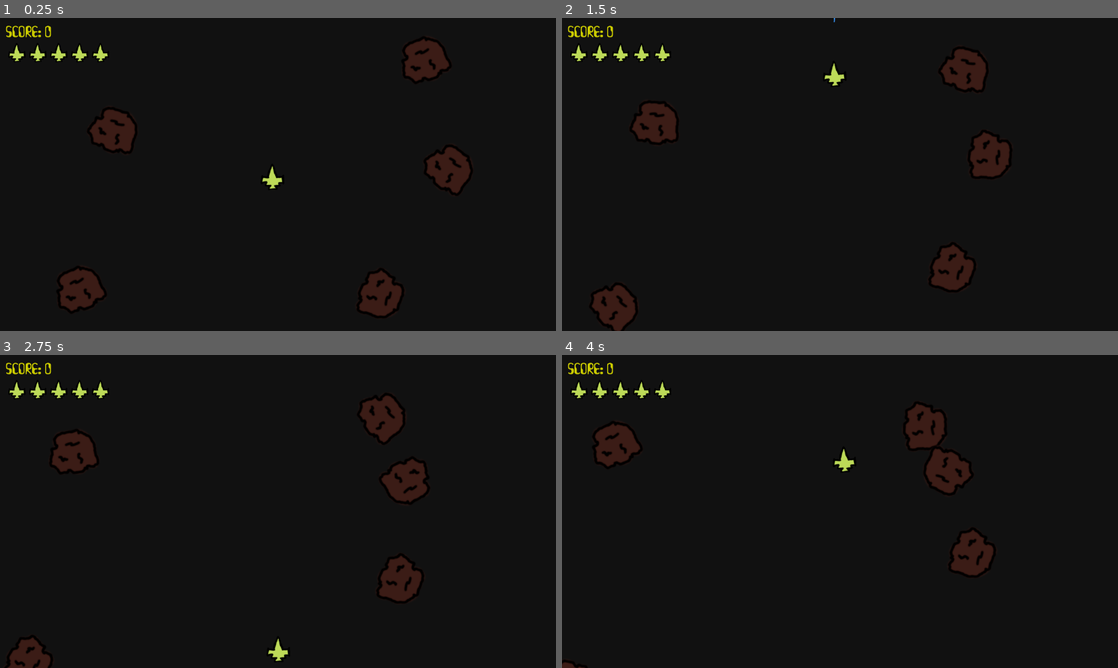
Above: before the commit, frames 1-4 (two rows, left to right).
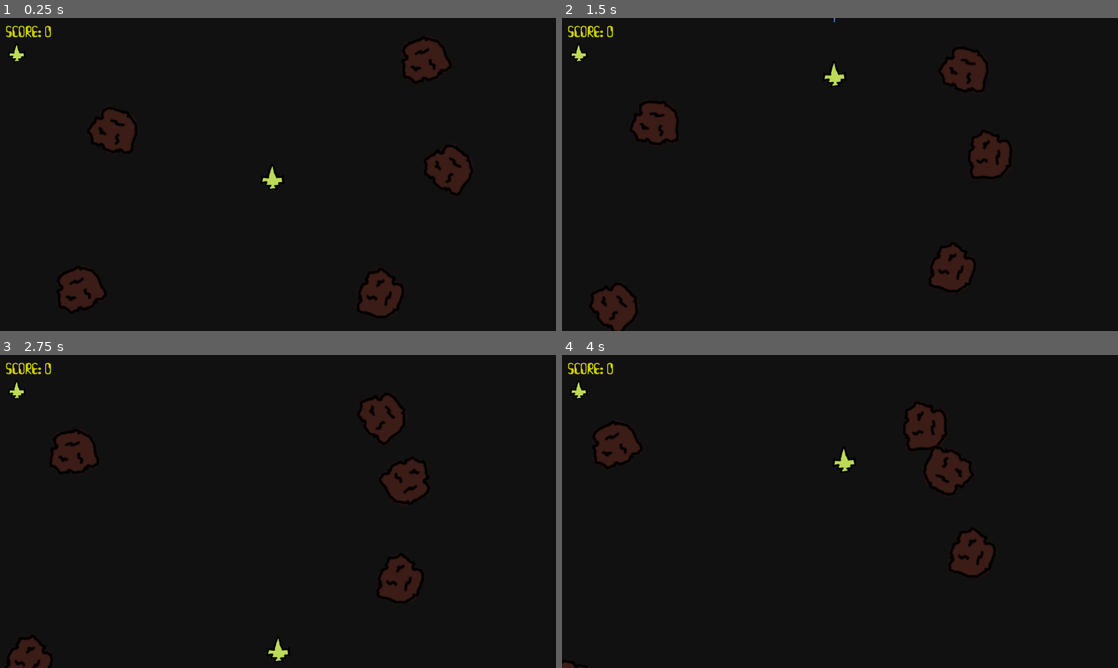
Above: after the commit, the same moments.

Repository: jeanmarc/godot-asteroids
Game: Godot game, scene res://scenes/galaxy.tscn
Two runs of this game, one before a commit and one after it. Both use one fixed random seed, a clock stepped at 60 frames per second and the inputs below.
Inputs:
- Up to frame 1 (0.25 s): no input
- Up to frame 2 (1.5 s): hold W (forward) 0.53-1.28 s; hold Space (fire) 0.53-1.28 s; hold S (back) from 1.28 s (still down); tap A (rotate_ccw) at 1.35 s
- Up to frame 3 (2.75 s): release S (back) at 2.03 s; hold W (forward) from 2.03 s (still down); tap D (rotate_cw) at 2.1 s
- Up to frame 4 (4 s): tap Space (fire) at 2.85 s; release W (forward) at 3.53 s; hold S (back) from 3.53 s (still down); tap A (rotate_ccw) at 3.6 s

The runs differ from the first frame. In frame 1, 0.2% of the frame differs, in the area x 5-20%, y 8-14%; in frame 2, 0.2%; in frame 3, 0.2%; in frame 4, 0.2%.

Commit message:
Add game over screen with restart

Diff:
--- a/Game/scenes/galaxy.tscn
+++ b/Game/scenes/galaxy.tscn
@@ -1,9 +1,10 @@
-[gd_scene load_steps=5 format=3 uid="uid://cym4j833qkj1c"]
+[gd_scene load_steps=6 format=3 uid="uid://cym4j833qkj1c"]
 
 [ext_resource type="PackedScene" uid="uid://bmgjkjih0noug" path="res://scenes/player.tscn" id="1_amfso"]
 [ext_resource type="Script" path="res://scripts/galaxy.gd" id="1_toxde"]
 [ext_resource type="PackedScene" uid="uid://d2dueasy31sjv" path="res://scenes/hud.tscn" id="2_g23xk"]
 [ext_resource type="PackedScene" uid="uid://bu1yjb7kn6kvl" path="res://scenes/asteroid.tscn" id="3_2grgs"]
+[ext_resource type="PackedScene" uid="uid://ydhplh5chlyo" path="res://scenes/game_over.tscn" id="3_8a6gk"]
 
 [node name="Galaxy" type="Node2D"]
 script = ExtResource("1_toxde")
@@ -11,6 +12,9 @@
 [node name="UI" type="CanvasLayer" parent="."]
 
 [node name="HUD" parent="UI" instance=ExtResource("2_g23xk")]
+
+[node name="GameOver" parent="UI" instance=ExtResource("3_8a6gk")]
+visible = false
 
 [node name="Player" parent="." instance=ExtResource("1_amfso")]
 position = Vector2(628, 364)
--- /dev/null
+++ b/Game/scenes/game_over.tscn
@@ -0,0 +1,52 @@
+[gd_scene load_steps=4 format=3 uid="uid://ydhplh5chlyo"]
+
+[ext_resource type="FontFile" uid="uid://bwkhxrrxr3qnr" path="res://assets/HydrogenWhiskey.otf" id="1_w4xwe"]
+[ext_resource type="Script" path="res://scripts/Restart.gd" id="2_ufovi"]
+
+[sub_resource type="LabelSettings" id="LabelSettings_6qv3h"]
+font = ExtResource("1_w4xwe")
+font_size = 176
+
+[node name="GameOver" type="Control"]
+layout_mode = 3
+anchors_preset = 15
+anchor_right = 1.0
+anchor_bottom = 1.0
+grow_horizontal = 2
+grow_vertical = 2
+
+[node name="GameOver" type="Label" parent="."]
+layout_mode = 1
+anchors_preset = 8
+anchor_left = 0.5
+anchor_top = 0.5
+anchor_right = 0.5
+anchor_bottom = 0.5
+offset_left = -370.0
+offset_top = -215.0
+offset_right = 374.0
+offset_bottom = -2.0
+grow_horizontal = 2
+grow_vertical = 2
+text = "GAME OVER"
+label_settings = SubResource("LabelSettings_6qv3h")
+
+[node name="Restart" type="Button" parent="."]
+layout_mode = 1
+anchors_preset = 8
+anchor_left = 0.5
+anchor_top = 0.5
+anchor_right = 0.5
+anchor_bottom = 0.5
+offset_left = -103.0
+offset_top = 22.0
+offset_right = 109.0
+offset_bottom = 98.0
+grow_horizontal = 2
+grow_vertical = 2
+theme_override_fonts/font = ExtResource("1_w4xwe")
+theme_override_font_sizes/font_size = 56
+text = "Try Again"
+script = ExtResource("2_ufovi")
+
+[connection signal="pressed" from="Restart" to="Restart" method="_on_pressed"]
--- /dev/null
+++ b/Game/scripts/Restart.gd
@@ -0,0 +1,5 @@
+extends Button
+
+func _on_pressed():
+	print("resetting...")
+	get_tree().reload_current_scene()
--- a/Game/scripts/galaxy.gd
+++ b/Game/scripts/galaxy.gd
@@ -4,6 +4,7 @@
 @onready var player = $Player
 @onready var asteroids = $Asteroids
 @onready var hud = $UI/HUD
+@onready var game_over = $UI/GameOver
 @onready var respawn_timer = $RespawnTimer
 
 var asteroid_scene = preload("res://scenes/asteroid.tscn")
@@ -19,8 +20,9 @@
 		hud.init_lives(value)
 
 func _ready():
+	game_over.visible = false
 	score = 0
-	lives = 5
+	lives = 1
 	print("start")
 	print(lives)
 
@@ -38,6 +40,8 @@
 		print(lives)
 		respawn_timer.start()
 	else:
+		lives = 0
+		game_over.visible = true
 		print("game over")
 
 
